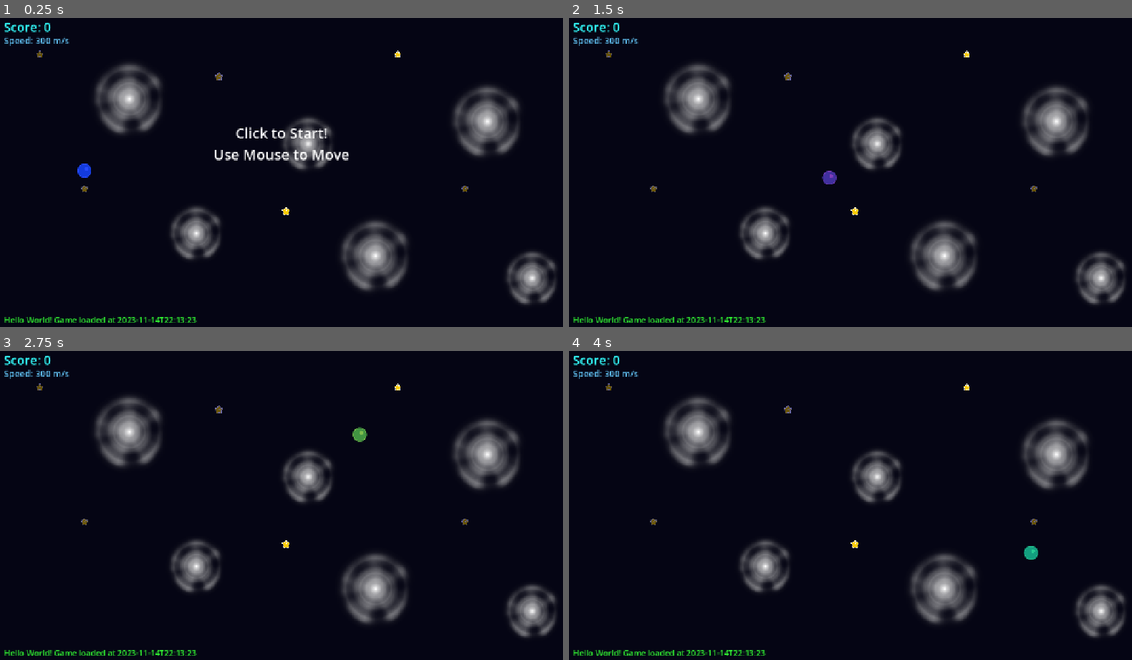
Above: before the commit, frames 1-4 (two rows, left to right).
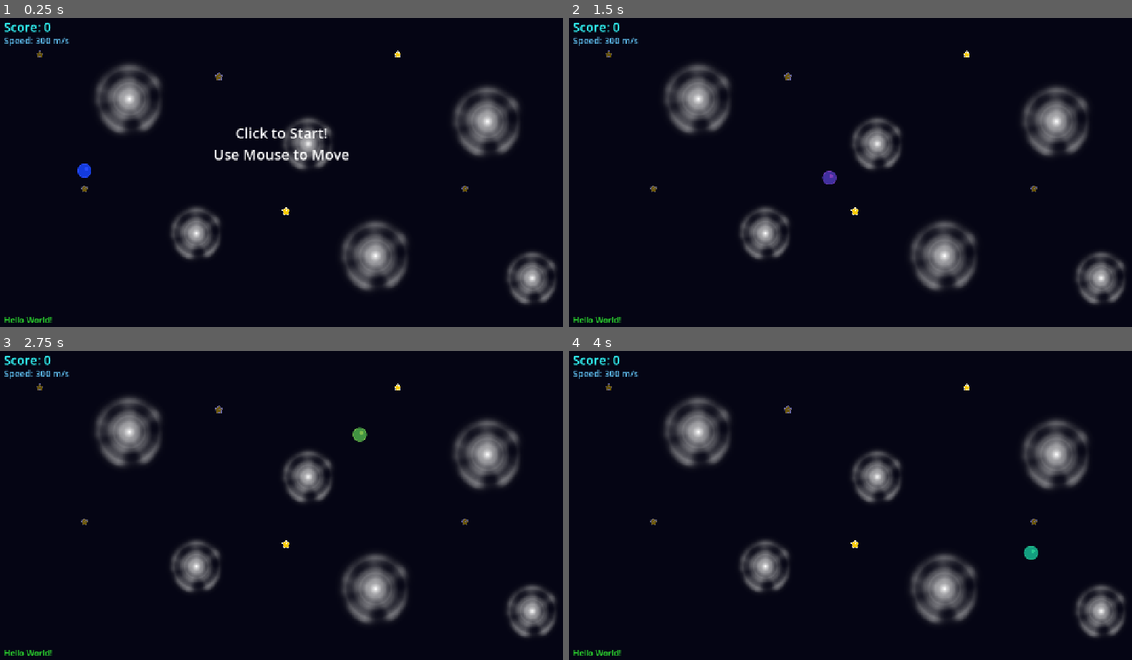
Above: after the commit, the same moments.

Repository: sdotyxz/flow-runner-minijam
Game: Godot game, scene res://scenes/main.tscn
Same seed, same stepped clock (60 frames per second), same inputs: the game is played once before the commit and once after it.
Inputs (mouse positions are in pixels of both pictures, inside the frame that each line leads up to):
- Up to frame 1 (0.25 s): no input
- Up to frame 2 (1.5 s): tap Enter (ui_accept) at 0.5, 0.77 s; move the mouse to (974, 153) at 0.52 s; click (974, 153) at 0.67 s; move the mouse to (737, 187) at 1.27 s; click (737, 187) at 1.42 s
- Up to frame 3 (2.75 s): tap Enter (ui_accept) at 1.52 s; move the mouse to (337, 431) at 2.02 s; click (337, 431) at 2.17 s
- Up to frame 4 (4 s): move the mouse to (822, 567) at 2.77 s; click (822, 567) at 2.92 s; tap Enter (ui_accept) at 3.02, 3.77 s; move the mouse to (1025, 551) at 3.52 s; click (1025, 551) at 3.67 s

The runs differ from the first frame. In frame 1, 0.3% of the frame differs, in the area x 9-35%, y 96-99%; in frame 2, 0.3%; in frame 3, 0.3%; in frame 4, 0.3%.
Error before the commit: Invalid call. Nonexistent function 'update_flow_trail' in base 'Area2D (player.gd)'. (res://scripts/main.gd:67)

Commit message:
Change obstacles to blocks, fix collision detection

Diff:
--- a/scenes/collectible.tscn
+++ b/scenes/collectible.tscn
@@ -9,7 +9,7 @@
 [node name="Collectible" type="Area2D"]
 script = ExtResource("1_collect")
 collision_layer = 4
-collision_mask = 0
+collision_mask = 6
 
 [node name="Sprite2D" type="Sprite2D" parent="."]
 scale = Vector2(0.5, 0.5)
--- a/scenes/obstacle.tscn
+++ b/scenes/obstacle.tscn
@@ -1,7 +1,7 @@
 [gd_scene load_steps=3 format=3 uid="uid://obstacle_scene"]
 
 [ext_resource type="Script" path="res://scripts/obstacle.gd" id="1_obstacle"]
-[ext_resource type="Texture2D" path="res://assets/textures/rock.png" id="2_meteor"]
+[ext_resource type="Texture2D" path="res://assets/textures/block.png" id="2_block"]
 
 [sub_resource type="CircleShape2D" id="CircleShape2D_1"]
 radius = 30.0
@@ -9,11 +9,11 @@
 [node name="Obstacle" type="Area2D"]
 script = ExtResource("1_obstacle")
 collision_layer = 2
-collision_mask = 0
+collision_mask = 6
 
 [node name="Sprite2D" type="Sprite2D" parent="."]
 scale = Vector2(0.4, 0.4)
-texture = ExtResource("2_meteor")
+texture = ExtResource("2_block")
 
 [node name="CollisionShape2D" type="CollisionShape2D" parent="."]
 shape = SubResource("CircleShape2D_1")
--- a/scripts/main.gd
+++ b/scripts/main.gd
@@ -9,7 +9,6 @@
 
 @onready var player = $Player
 @onready var ui = $UI
-@onready var test_label = $UI/TestLabel
 @onready var obstacle_container = $ObstacleContainer
 @onready var collectible_container = $CollectibleContainer
 
@@ -23,12 +22,13 @@
 	# 初始化音效
 	setup_audio()
 
+	# 连接 Player 信号
+	if player:
+		player.connect("collected", _on_player_collected)
+		player.connect("hit", _on_player_hit)
+
 	ui.update_score(score)
 	ui.show_message("Click to Start!\nUse Mouse to Move")
-
-	# 更新测试标签
-	if test_label:
-		test_label.text = "Hello World! Game loaded at " + Time.get_datetime_string_from_system()
 
 func setup_audio():
 	sound_collect = AudioStreamPlayer.new()
--- a/scripts/player.gd
+++ b/scripts/player.gd
@@ -42,3 +42,9 @@
 	var tween = create_tween()
 	tween.tween_property(self, "scale", Vector2(1.3, 1.3), 0.1)
 	tween.tween_property(self, "scale", Vector2.ONE, 0.2)
+
+func update_flow_trail():
+	pass
+
+func reset_flow():
+	pass
--- a/scripts/ui.gd
+++ b/scripts/ui.gd
@@ -10,7 +10,7 @@
 
 func _ready():
 	# 显示测试信息
-	test_label.text = "Hello World! Game loaded at " + Time.get_datetime_string_from_system()
+	test_label.text = "Hello World!"
 
 func update_score(value):
 	score_label.text = "Score: " + str(value)
Binary file added: assets/textures/block.png
Not shown, added: assets/textures/block.png.import
Not shown, added: git_index.html
Not shown, changed: index.html
Not shown, changed: index.pck
